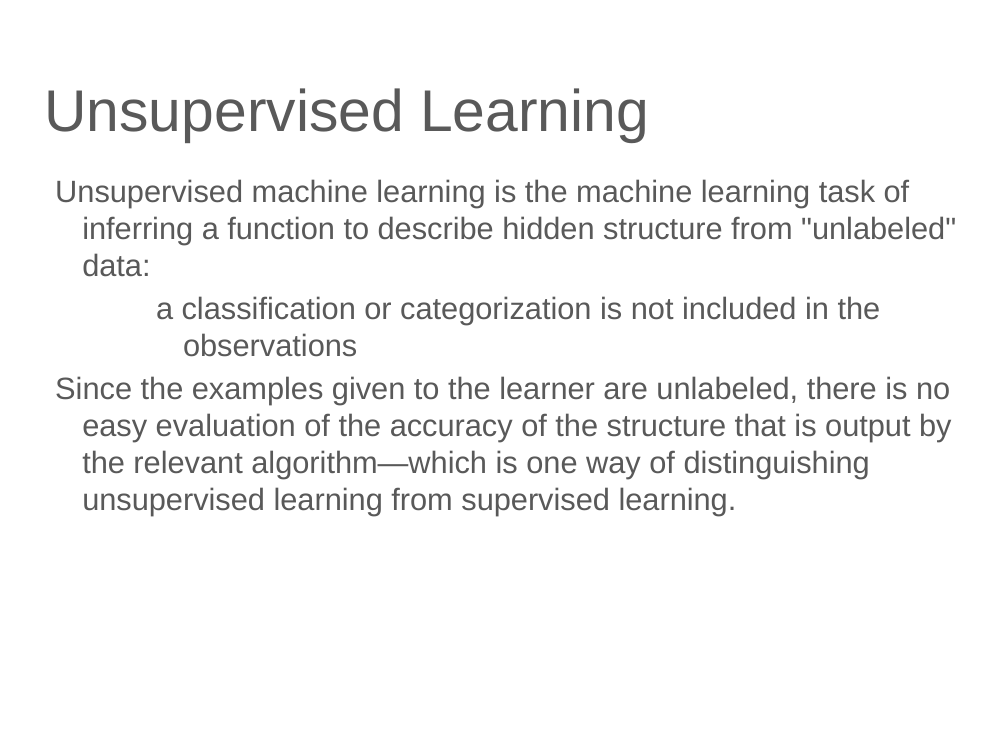
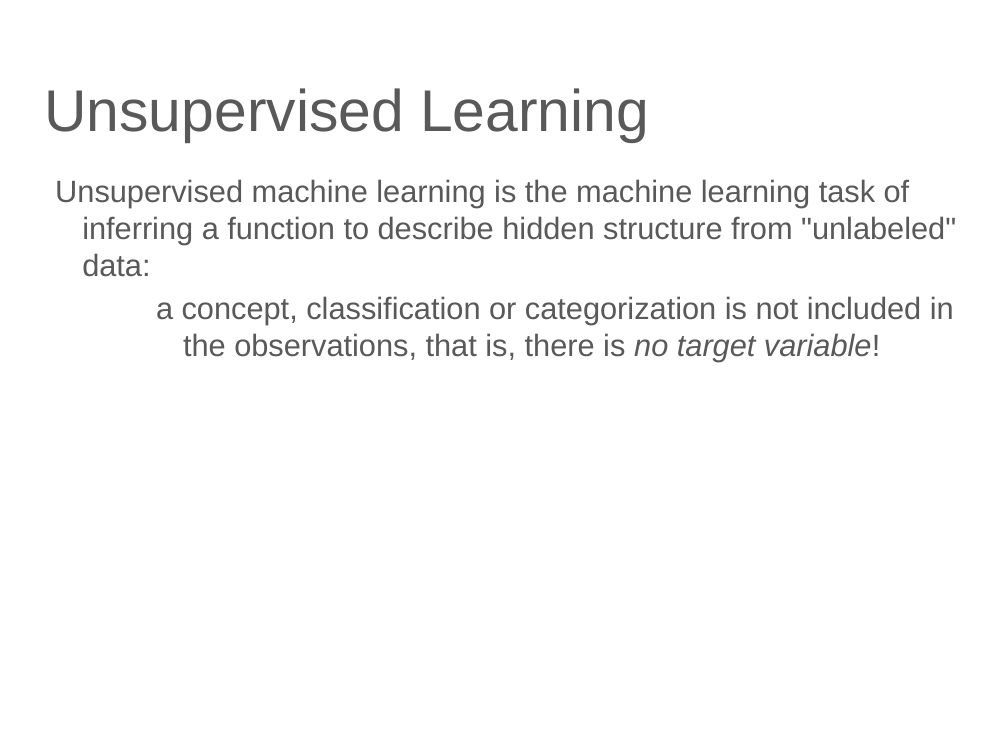
Before and after one commit to lutzhamel/CSC310, a slide deck: slide 1 of notes/17-unsupervised-learning.pptx. Drawn at 1008x756 pixels with LibreOffice and Linux fonts; fonts in the diff are those of the drawing. Boxes give left, top, right and bottom in pixels: in the first picture for what was removed or moved away, otherwise in the second. Text is boxed around its words. In the diff, an @@ line names an element or a change of style, - is before the commit and + after.

```diff
--- a/notes/17-unsupervised-learning.pptx
+++ b/notes/17-unsupervised-learning.pptx
@@ text at box(156, 296, 954, 362): text changed @@
-a classification or categorization is not included in the observations
-Since the examples given to the learner are unlabeled, there is no easy evaluation of the accuracy of the structure that is output by the relevant algorithm—which is one way of distinguishing unsupervised learning from supervised learning.
+a concept, classification or categorization is not included in the observations, that is, there is no target variable!
```
Also in this commit, not shown: 9 other slides changed, 1 slide added, 2 slides removed, 2 other files.
